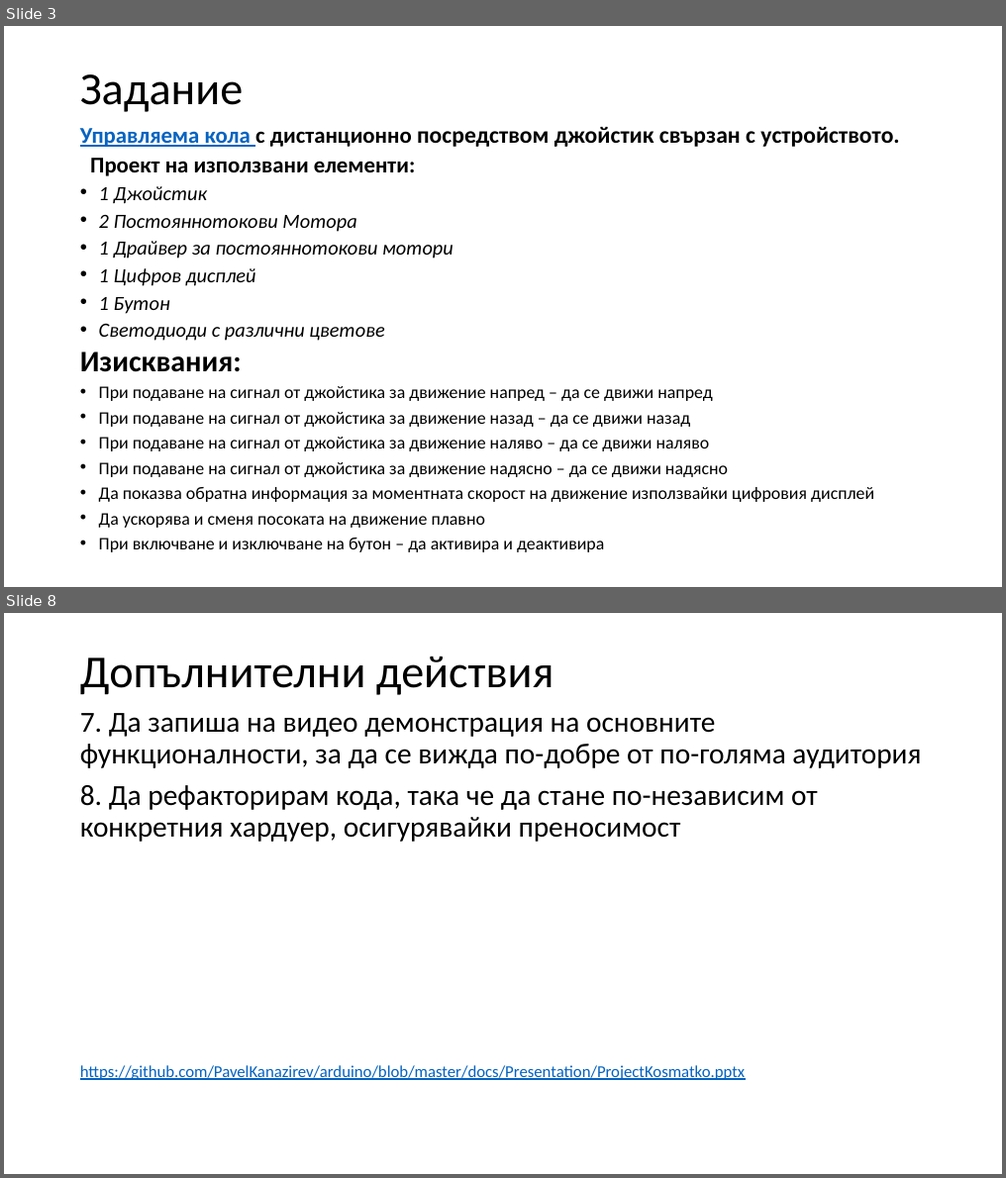
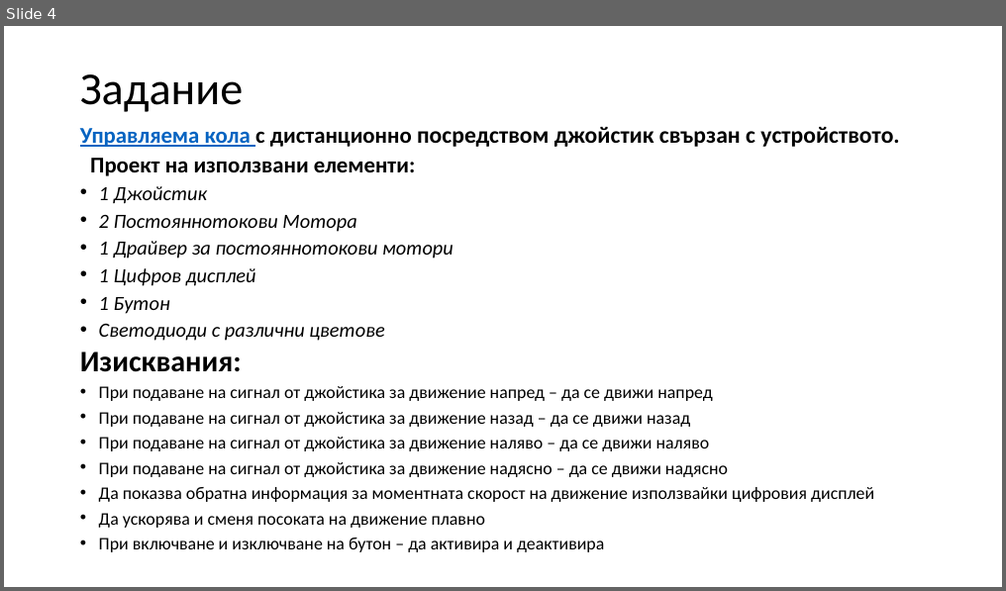
Before and after one commit to PavelKanazirev/arduino, a slide deck: docs/Presentation/ProjectKosmatko.pptx. Shown one above the other, each under a label of ours: slides 3 and 8 before the commit, slide 4 after it; the slides between them are not shown. The pictures are 1006x1178 and 1006x591 pixels, drawn with LibreOffice and Linux fonts; fonts in the diff are those of the drawing. Boxes give left, top, right and bottom in pixels: in the first picture for what was removed or moved away, otherwise in the second. Text is boxed around its words. In the diff, an @@ line names an element or a change of style, - is before the commit and + after.

```diff
--- a/docs/Presentation/ProjectKosmatko.pptx
+++ b/docs/Presentation/ProjectKosmatko.pptx
@@ slide 8 removed at (x1=4, y1=613, x2=1002, y2=1174), background #FFFFFF @@
@@ title removed at (x1=80, y1=656, x2=554, y2=695) @@
-Допълнителни действия
@@ text removed at (x1=80, y1=713, x2=921, y2=1080) @@
-7. Да запиша на видео демонстрация на основните функционалности, за да се вижда по-добре от по-голяма аудитория
-8. Да рефакторирам кода, така че да стане по-независим от конкретния хардуер, осигурявайки преносимост
-https://github.com/PavelKanazirev/arduino/blob/master/docs/Presentation/ProjectKosmatko.pptx
@@ what was slide 3 is now slide 4 @@
```
Also in this commit, not shown: 4 slides changed, 1 slide added.
